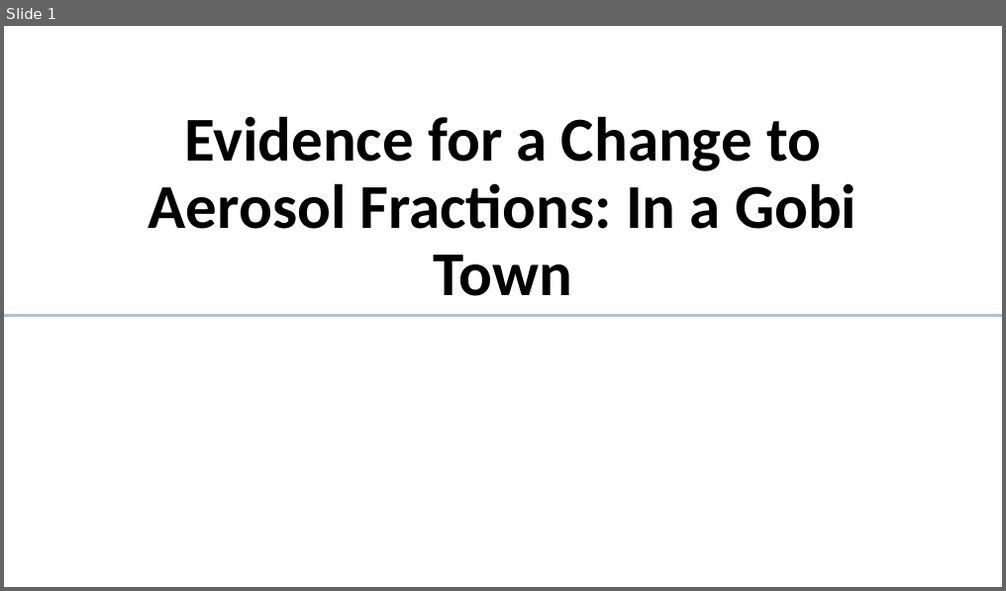
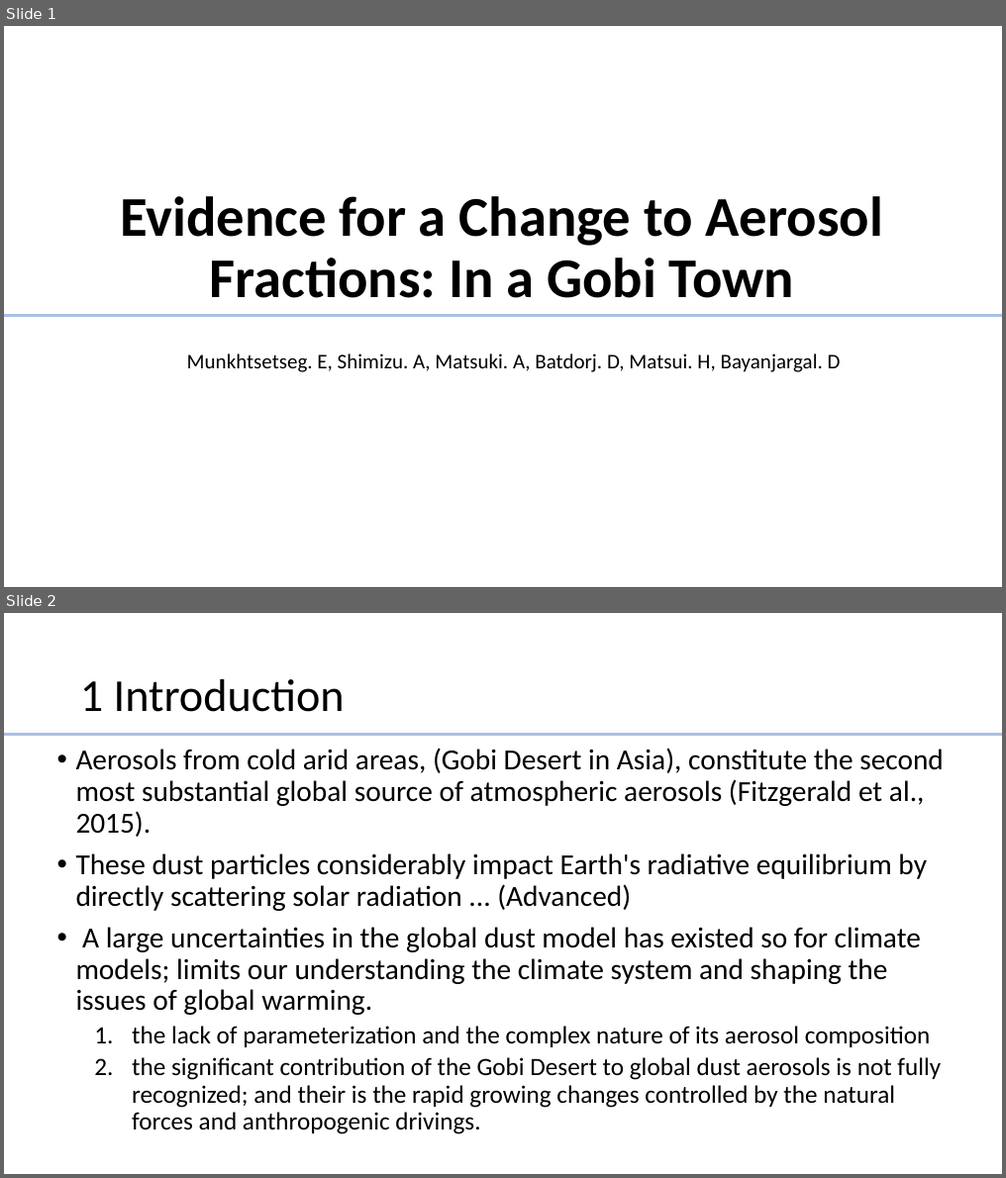
Before and after one commit to EmouAcademy/PM-manuscript, a slide deck: visuals/ppt_presentation.pptx. Shown one above the other, each under a label of ours: slide 1 before the commit, slides 1 and 2 after it. The pictures are 1006x591 and 1006x1178 pixels, drawn with LibreOffice and Linux fonts; fonts in the diff are those of the drawing. Boxes give left, top, right and bottom in pixels: in the first picture for what was removed or moved away, otherwise in the second. Text is boxed around its words. In the diff, an @@ line names an element or a change of style, - is before the commit and + after.

```diff
--- a/visuals/ppt_presentation.pptx
+++ b/visuals/ppt_presentation.pptx
@@ slide 2 added at box(4, 613, 1002, 1174), background #FFFFFF @@
@@ title added at box(80, 679, 345, 712), 44 pt, text #000000 @@
+1 Introduction
@@ line added from (1002, 735) to (4, 735), #ABC0E4 3 pt @@
@@ text added at box(76, 748, 944, 1135), 28 pt, text #000000 @@
+• Aerosols from cold arid areas, (Gobi Desert in Asia), constitute the second most substantial global source of atmospheric aerosols (Fitzgerald et al., 2015).
+• These dust particles considerably impact Earth's radiative equilibrium by directly scattering solar radiation ... (Advanced)
+• A large uncertainties in the global dust model has existed so for climate models; limits our understanding the climate system and shaping the issues of global warming.
+  1. the lack of parameterization and the complex nature of its aerosol composition
+  2. the significant contribution of the Gobi Desert to global dust aerosols is not fully recognized; and their is the rapid growing changes controlled by the natural forces and anthropogenic drivings.
@@ slide 1 changed as well @@
@@ title "Evidence for a Change to ...": place and size @@
-title "Evidence for a Change to ..." at box(149, 116, 856, 296)
+title "Evidence for a Change to ..." at box(120, 196, 883, 298)
@@ title "Evidence for a Change to ..." at box(120, 196, 883, 298): size 60 to 54 pt @@
@@ text added at box(187, 354, 841, 372), 20 pt, text #000000 @@
+Munkhtsetseg. E, Shimizu. A, Matsuki. A, Batdorj. D, Matsui. H, Bayanjargal. D
```
Also in this commit, not shown: 10 other slides changed, 5 other slides added, 5 slides removed, 23 other files.
